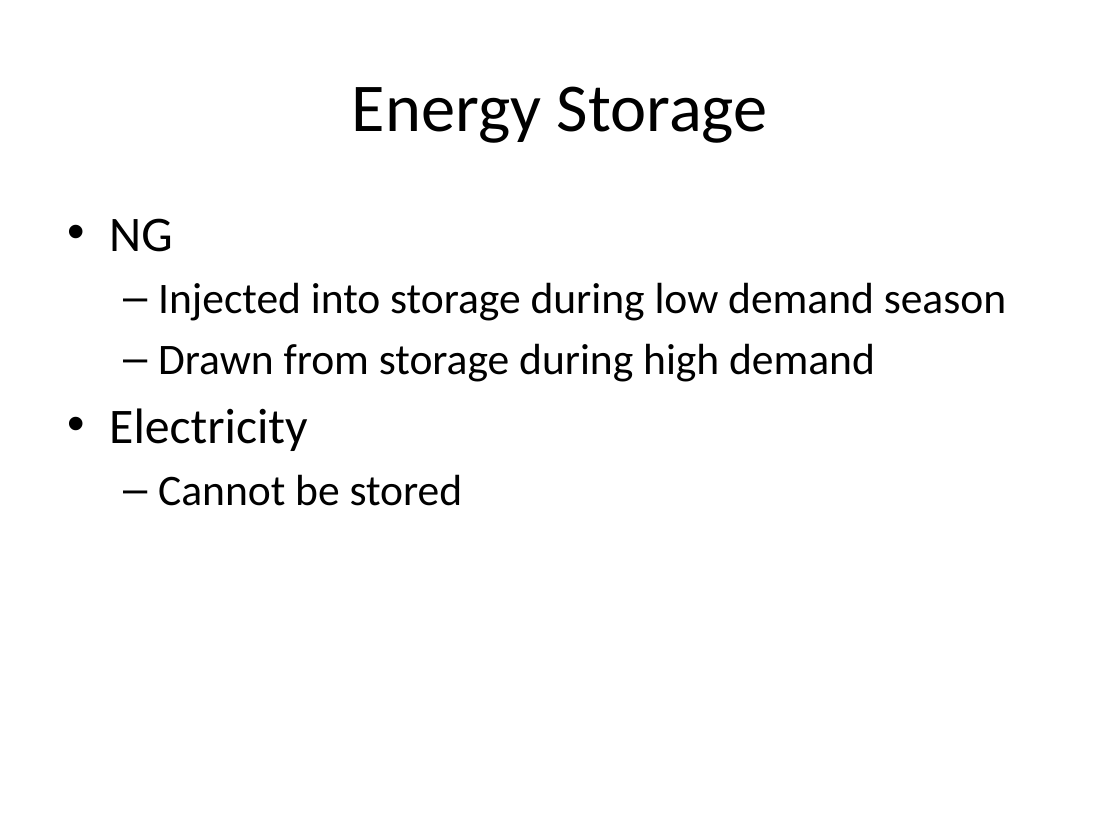
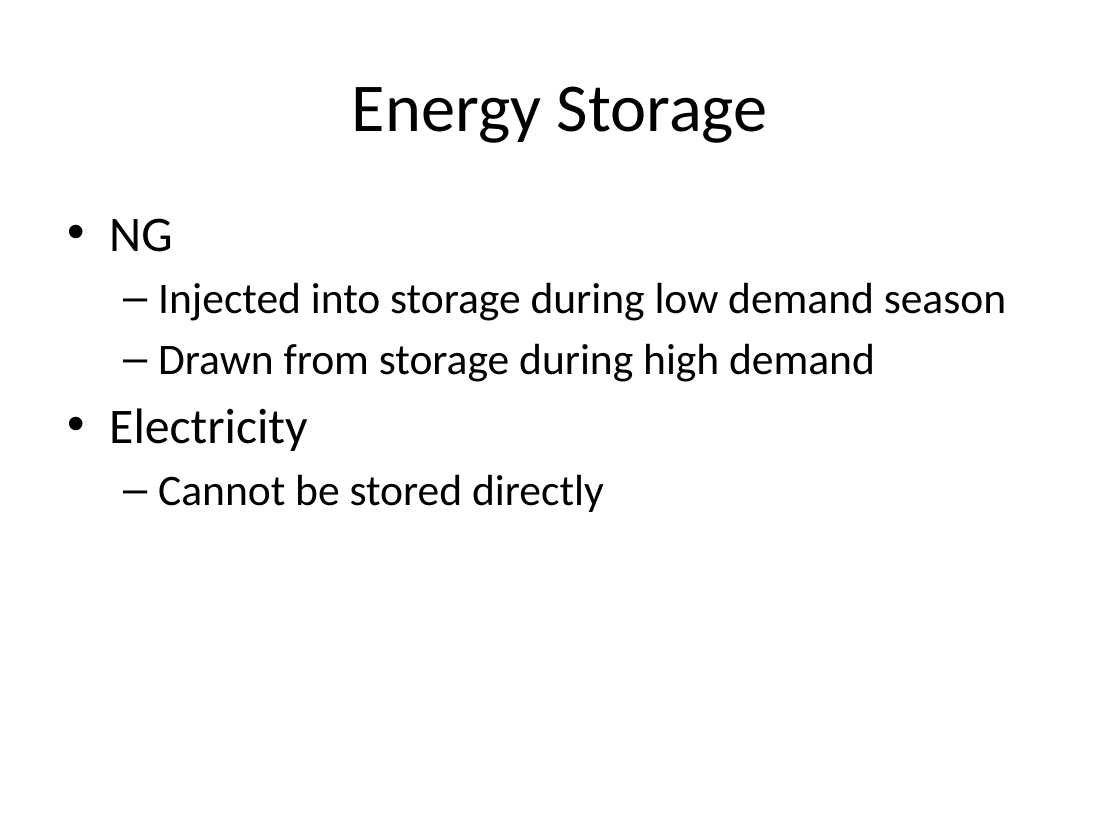
Before and after one commit to quantbin/xpl, a slide deck: slide 4 of energy.pptx. Drawn at 1120x840 pixels with LibreOffice and Linux fonts; fonts in the diff are those of the drawing. Boxes give left, top, right and bottom in pixels: in the first picture for what was removed or moved away, otherwise in the second. Text is boxed around its words. In the diff, an @@ line names an element or a change of style, - is before the commit and + after.

```diff
--- a/energy.pptx
+++ b/energy.pptx
@@ text at (158,474,604,512): text changed @@
-  – Cannot be stored
+  – Cannot be stored directly
```
Also in this commit, not shown: 10 other slides changed, 9 slides added.
